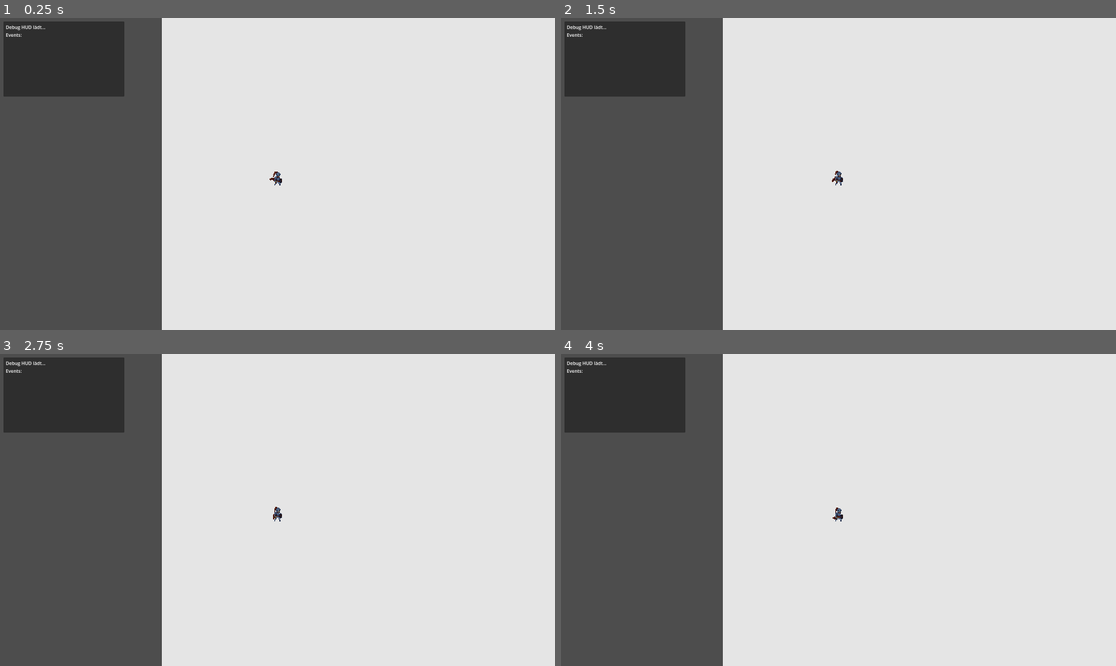
Above: before the commit, frames 1-4 (two rows, left to right).
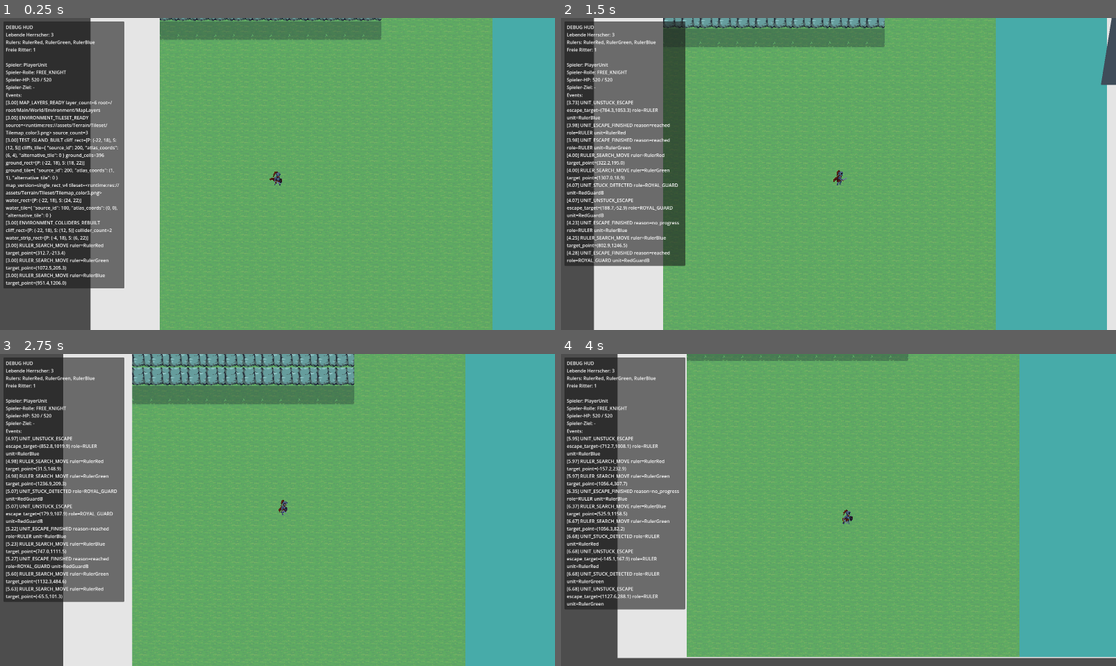
Above: after the commit, the same moments.

Repository: cblab/kingslayer
Game: Godot game, scene res://scenes/Main.tscn
Same seed, same stepped clock (60 frames per second), same inputs: the game is played once before the commit and once after it.
Inputs (mouse positions are in pixels of both pictures, inside the frame that each line leads up to):
- Up to frame 1 (0.25 s): no input
- Up to frame 2 (1.5 s): tap Enter at 0.5 s; move the mouse to (960, 158) at 0.52 s; click (960, 158) at 0.67 s; move the mouse to (727, 189) at 1.27 s; click (727, 189) at 1.42 s
- Up to frame 3 (2.75 s): move the mouse to (333, 441) at 2.02 s; click (333, 441) at 2.17 s
- Up to frame 4 (4 s): move the mouse to (810, 572) at 2.77 s; click (810, 572) at 2.92 s; move the mouse to (1005, 556) at 3.52 s; click (1005, 556) at 3.67 s

The runs differ from the first frame. In frame 1, 93% of the frame differs, in the area x 0-100%, y 0-100%; in frame 2, 94%; in frame 3, 94%; in frame 4, 94%.
Error before the commit: Parse Error: Cannot infer the type of "tile_size_in_atlas" variable because the value doesn't have a set type. (res://scripts/world.gd:364)

Commit message:
Sync environment map changes from Codex branch

Diff:
--- a/scenes/World.tscn
+++ b/scenes/World.tscn
@@ -6,25 +6,23 @@
 [node name="World" type="Node2D" unique_id=422315232]
 script = ExtResource("1_world_script")
 
-[node name="Environment" type="Node2D" parent="."]
+[node name="Environment" type="Node2D" parent="." unique_id=613762835]
 z_index = -100
 
 [node name="Ground" type="Node2D" parent="Environment" unique_id=1999200667]
 
 [node name="GroundVisual" type="Polygon2D" parent="Environment/Ground" unique_id=1133444735]
+position = Vector2(-247, -36)
 color = Color(0.9, 0.9, 0.9, 1)
 polygon = PackedVector2Array(-1400, -1300, 3600, -1300, 3600, 2600, -1400, 2600)
 
-[node name="MapLayers" type="Node2D" parent="Environment"]
+[node name="MapLayers" type="Node2D" parent="Environment" unique_id=666136115]
 
 [node name="PlayerUnit" parent="." unique_id=963930090 instance=ExtResource("2_unit_scene")]
 position = Vector2(-1000, 2000)
-role = 0
-faction_id = -1
 free_knight_color = Color(0.45, 0.52, 0.62, 1)
 
 [node name="FollowCamera" type="Camera2D" parent="PlayerUnit" unique_id=693691179]
-enabled = true
 position_smoothing_enabled = true
 position_smoothing_speed = 8.0
 
--- a/scripts/world.gd
+++ b/scripts/world.gd
@@ -31,6 +31,7 @@
 const _SPAWN_JITTER_RADIUS: float = 24.0
 const _ENVIRONMENT_ROOT_NAME := "Environment"
 const _MAP_LAYERS_ROOT_NAME := "MapLayers"
+const _ENV_COLLIDERS_ROOT_NAME := "Colliders"
 const _ENVIRONMENT_ROOT_Z_INDEX := -100
 const _GROUND_VISUAL_PATH := "Environment/Ground/GroundVisual"
 const _ENV_TILE_SIZE := Vector2i(64, 64)
@@ -40,6 +41,7 @@
 const _ENV_SOURCE_WATER := 100
 const _ENV_SOURCE_TERRAIN := 200
 const _ENV_SOURCE_SHADOW := 300
+const _TEST_MAP_VERSION := "single_rect_v4"
 const _MAP_LAYER_CONFIGS := [
 	{"name": "Water", "z_index": 0, "y_sort_enabled": false, "y_sort_origin": 0},
 	{"name": "Ground", "z_index": 10, "y_sort_enabled": false, "y_sort_origin": 0},
@@ -89,6 +91,7 @@
 	_set_ground_visual_visible(true)
 	_log_environment_tileset_state(environment_setup)
 	_build_test_island(environment_setup, layers)
+	_rebuild_environment_colliders()
 
 func _ensure_map_layers() -> Dictionary:
 	var layers: Dictionary = {}
@@ -141,6 +144,15 @@
 	environment_root.z_index = _ENVIRONMENT_ROOT_Z_INDEX
 	environment_root.y_sort_enabled = false
 	return environment_root
+
+func _ensure_environment_colliders_root() -> Node2D:
+	var environment_root := _ensure_environment_root()
+	var colliders_root := environment_root.get_node_or_null(_ENV_COLLIDERS_ROOT_NAME) as Node2D
+	if colliders_root == null:
+		colliders_root = Node2D.new()
+		colliders_root.name = _ENV_COLLIDERS_ROOT_NAME
+		environment_root.add_child(colliders_root)
+	return colliders_root
 
 func _load_environment_tileset() -> Dictionary:
 	var result := {
@@ -217,22 +229,17 @@
 	var terrain_source := TileSetAtlasSource.new()
 	terrain_source.texture = terrain_texture
 	terrain_source.texture_region_size = _ENV_TILE_SIZE
-	terrain_source.create_tile(Vector2i(0, 0), Vector2i(3, 3))
-	terrain_source.create_tile(Vector2i(3, 0), Vector2i(1, 3))
-	terrain_source.create_tile(Vector2i(0, 3), Vector2i(3, 1))
-	terrain_source.create_tile(Vector2i(3, 3), Vector2i(1, 1))
-	terrain_source.create_tile(Vector2i(0, 4), Vector2i(2, 2))
-	terrain_source.create_tile(Vector2i(2, 4), Vector2i(2, 2))
-	terrain_source.create_tile(Vector2i(5, 0), Vector2i(3, 3))
-	terrain_source.create_tile(Vector2i(8, 0), Vector2i(1, 3))
-	terrain_source.create_tile(Vector2i(5, 3), Vector2i(3, 3))
-	terrain_source.create_tile(Vector2i(8, 3), Vector2i(1, 3))
+	for y in range(6):
+		for x in range(9):
+			terrain_source.create_tile(Vector2i(x, y))
 	tileset.add_source(terrain_source, _ENV_SOURCE_TERRAIN)
 
 	var shadow_source := TileSetAtlasSource.new()
 	shadow_source.texture = shadow_texture
 	shadow_source.texture_region_size = _ENV_TILE_SIZE
-	shadow_source.create_tile(Vector2i.ZERO, Vector2i(3, 3))
+	for y in range(3):
+		for x in range(3):
+			shadow_source.create_tile(Vector2i(x, y))
 	tileset.add_source(shadow_source, _ENV_SOURCE_SHADOW)
 
 	return tileset
@@ -280,11 +287,15 @@
 	var cliff_layer := layers.get("Cliffs", null) as TileMapLayer
 	var props_ground_layer := layers.get("PropsGround", null) as TileMapLayer
 	var props_plateau_layer := layers.get("PropsPlateau", null) as TileMapLayer
-
-	_paint_rect(water_layer, Rect2i(-14, -12, 31, 25), tile_refs.get("Water", {}))
+	var water_rect := Rect2i(-22, 18, 24, 22)
+	var ground_rect := Rect2i(Vector2i(-22, 18), Vector2i(18, 22))
+	var cliff_rect := Rect2i(Vector2i(-22, 18), Vector2i(12, 5))
+
+	_paint_rect(water_layer, water_rect, tile_refs.get("Water", {}))
 	var ground_cells := _build_test_island_ground_cells()
+	var cliff_cells := _build_test_island_cliff_cells()
 	_paint_cells(ground_layer, ground_cells, tile_refs.get("Ground", {}))
-	_paint_cells(cliff_layer, _build_boundary_cells(ground_cells), tile_refs.get("Cliffs", {}))
+	_paint_cells(cliff_layer, cliff_cells, tile_refs.get("Cliffs", {}))
 	_paint_cells(shadow_layer, _build_test_island_shadow_cells(), tile_refs.get("Shadows", {}))
 	_paint_cells(props_ground_layer, _build_test_island_props_ground_cells(), tile_refs.get("PropsGround", {}))
 	_paint_cells(props_plateau_layer, _build_test_island_props_plateau_cells(), tile_refs.get("PropsPlateau", {}))
@@ -301,11 +312,76 @@
 			layer_node.update_internals()
 
 	log_event("TEST_ISLAND_BUILT", {
+		"cliff_rect": cliff_rect,
+		"cliffs_tile": tile_refs.get("Cliffs", {}),
+		"ground_cells": ground_cells.size(),
+		"ground_rect": ground_rect,
+		"ground_tile": tile_refs.get("Ground", {}),
+		"map_version": _TEST_MAP_VERSION,
 		"tileset": str(environment_setup.get("source_path", "<runtime>")),
-		"ground_cells": ground_cells.size(),
+		"water_rect": water_rect,
+		"water_tile": tile_refs.get("Water", {}),
 	})
 
+func _rebuild_environment_colliders() -> void:
+	var water_rect := Rect2i(-22, 18, 24, 22)
+	var ground_rect := Rect2i(Vector2i(-22, 18), Vector2i(18, 22))
+	var cliff_rect := Rect2i(Vector2i(-22, 18), Vector2i(12, 5))
+	var water_strip_rect := Rect2i(
+		Vector2i(ground_rect.end.x, water_rect.position.y),
+		Vector2i(water_rect.end.x - ground_rect.end.x, water_rect.size.y)
+	)
+
+	var colliders_root := _ensure_environment_colliders_root()
+	for child in colliders_root.get_children():
+		colliders_root.remove_child(child)
+		child.queue_free()
+
+	var collider_count := 0
+	collider_count += _add_environment_collider_rect(colliders_root, "WaterRight", water_strip_rect)
+	collider_count += _add_environment_collider_rect(colliders_root, "CliffTop", cliff_rect)
+
+	log_event("ENVIRONMENT_COLLIDERS_REBUILT", {
+		"cliff_rect": cliff_rect,
+		"collider_count": collider_count,
+		"water_strip_rect": water_strip_rect,
+	})
+
+func _add_environment_collider_rect(parent: Node, name: String, tile_rect: Rect2i) -> int:
+	if parent == null or tile_rect.size.x <= 0 or tile_rect.size.y <= 0:
+		return 0
+
+	var body := StaticBody2D.new()
+	body.name = name
+	parent.add_child(body)
+
+	var shape := CollisionShape2D.new()
+	var rectangle := RectangleShape2D.new()
+	var world_size := Vector2(tile_rect.size.x * _ENV_TILE_SIZE.x, tile_rect.size.y * _ENV_TILE_SIZE.y)
+	rectangle.size = world_size
+	shape.shape = rectangle
+	shape.position = Vector2(
+		(tile_rect.position.x * _ENV_TILE_SIZE.x) + (world_size.x * 0.5),
+		(tile_rect.position.y * _ENV_TILE_SIZE.y) + (world_size.y * 0.5)
+	)
+	body.add_child(shape)
+	return 1
+
 func _pick_test_island_tile_refs(tileset: TileSet) -> Dictionary:
+	var preferred_tile_refs := {
+		"Water": _make_tile_ref(_ENV_SOURCE_WATER, Vector2i(0, 0)),
+		"Ground": _make_tile_ref(_ENV_SOURCE_TERRAIN, Vector2i(1, 1)),
+		"Cliffs": _make_tile_ref(_ENV_SOURCE_TERRAIN, Vector2i(6, 4)),
+		"Shadows": _make_tile_ref(_ENV_SOURCE_SHADOW, Vector2i(1, 1)),
+		"PropsGround": _make_tile_ref(_ENV_SOURCE_TERRAIN, Vector2i(2, 1)),
+		"PropsPlateau": _make_tile_ref(_ENV_SOURCE_TERRAIN, Vector2i(8, 4)),
+	}
+	if _tileset_has_tile_ref(tileset, preferred_tile_refs["Water"]) \
+	and _tileset_has_tile_ref(tileset, preferred_tile_refs["Ground"]) \
+	and _tileset_has_tile_ref(tileset, preferred_tile_refs["Cliffs"]) \
+	and _tileset_has_tile_ref(tileset, preferred_tile_refs["Shadows"]):
+		return preferred_tile_refs
+
 	var atlas_tile_refs := _collect_tileset_atlas_tile_refs(tileset)
 	var single_cell_tile_refs := _collect_tileset_atlas_tile_refs(tileset, true)
 	var tile_refs_pool := single_cell_tile_refs if not single_cell_tile_refs.is_empty() else atlas_tile_refs
@@ -331,11 +407,11 @@
 	if shadow_candidates.is_empty():
 		shadow_candidates = terrain_candidates
 
-	var ground_candidates := _filter_tile_refs_by_atlas_x_range(terrain_candidates, 0, 3)
+	var ground_candidates := _filter_tile_refs_by_atlas_x_range(terrain_candidates, 0, 4)
 	if ground_candidates.is_empty():
 		ground_candidates = terrain_candidates
 
-	var cliff_candidates := _filter_tile_refs_by_atlas_x_range(terrain_candidates, 4, 8)
+	var cliff_candidates := _filter_tile_refs_by_atlas_x_range(terrain_candidates, 5, 8)
 	if cliff_candidates.is_empty():
 		cliff_candidates = terrain_candidates
 
@@ -358,18 +434,19 @@
 		var source := tileset.get_source(source_id)
 		if not (source is TileSetAtlasSource):
 			continue
-
-		for tile_index in source.get_tiles_count():
-			var atlas_coords := source.get_tile_id(tile_index)
-			var tile_size_in_atlas := source.get_tile_size_in_atlas(atlas_coords)
+		var atlas_source := source as TileSetAtlasSource
+
+		for tile_index in atlas_source.get_tiles_count():
+			var atlas_coords := atlas_source.get_tile_id(tile_index)
+			var tile_size_in_atlas: Vector2i = atlas_source.get_tile_size_in_atlas(atlas_coords)
 			if single_cell_only and tile_size_in_atlas != Vector2i.ONE:
 				continue
 			var alternative_id := 0
-			if source.get_alternative_tiles_count(atlas_coords) > 0:
-				alternative_id = source.get_alternative_tile_id(atlas_coords, 0)
+			if atlas_source.get_alternative_tiles_count(atlas_coords) > 0:
+				alternative_id = atlas_source.get_alternative_tile_id(atlas_coords, 0)
 			var texture_path := ""
-			if source.texture != null:
-				texture_path = source.texture.resource_path.to_lower()
+			if atlas_source.texture != null:
+				texture_path = atlas_source.texture.resource_path.to_lower()
 			refs.append({
 				"source_id": source_id,
 				"atlas_coords": atlas_coords,
@@ -404,6 +481,22 @@
 		return {}
 	return tile_refs[min(index, tile_refs.size() - 1)]
 
+func _make_tile_ref(source_id: int, atlas_coords: Vector2i, alternative_tile: int = 0) -> Dictionary:
+	return {
+		"source_id": source_id,
+		"atlas_coords": atlas_coords,
+		"alternative_tile": alternative_tile,
+	}
+
+func _tileset_has_tile_ref(tileset: TileSet, tile_ref: Dictionary) -> bool:
+	if tileset == null or tile_ref.is_empty():
+		return false
+	var source_id := int(tile_ref.get("source_id", -1))
+	var source := tileset.get_source(source_id)
+	if not (source is TileSetAtlasSource):
+		return false
+	return source.has_tile(tile_ref.get("atlas_coords", Vector2i(-1, -1)))
+
 func _paint_rect(layer: TileMapLayer, rect: Rect2i, tile_ref: Dictionary) -> void:
 	if layer == null or tile_ref.is_empty():
 		return
@@ -429,85 +522,31 @@
 
 func _build_test_island_ground_cells() -> Array[Vector2i]:
 	var cells: Array[Vector2i] = []
-	var cell_lookup := {}
-
-	for y in range(-6, 8):
-		for x in range(-11, 8):
-			cell_lookup[Vector2i(x, y)] = true
-
-	for y in range(-9, -6):
-		for x in range(-8, 3):
-			cell_lookup[Vector2i(x, y)] = true
-
-	for y in range(-6, -3):
-		for x in range(-12, 7):
-			cell_lookup[Vector2i(x, y)] = true
-
-	for y in range(4, 8):
-		for x in range(-10, 6):
-			cell_lookup[Vector2i(x, y)] = true
-
-	for coords in cell_lookup.keys():
-		cells.append(coords)
-	cells.sort_custom(func(a: Vector2i, b: Vector2i) -> bool:
-		if a.y == b.y:
-			return a.x < b.x
-		return a.y < b.y
-	)
+	var main_ground_rect := Rect2i(Vector2i(-22, 18), Vector2i(18, 22))
+	for y in range(main_ground_rect.position.y, main_ground_rect.end.y):
+		for x in range(main_ground_rect.position.x, main_ground_rect.end.x):
+			cells.append(Vector2i(x, y))
 	return cells
 
-func _build_boundary_cells(cells: Array[Vector2i]) -> Array[Vector2i]:
-	var lookup := {}
-	for coords in cells:
-		lookup[coords] = true
-
-	var boundary: Array[Vector2i] = []
-	for coords in cells:
-		for neighbor in [
-			Vector2i.LEFT,
-			Vector2i.RIGHT,
-			Vector2i.UP,
-			Vector2i.DOWN,
-		]:
-			if not lookup.has(coords + neighbor):
-				boundary.append(coords)
-				break
-	return boundary
+func _build_test_island_cliff_cells() -> Array[Vector2i]:
+	var cells: Array[Vector2i] = []
+	var plateau_rect := Rect2i(Vector2i(-22, 18), Vector2i(12, 5))
+	for y in range(plateau_rect.position.y, plateau_rect.end.y):
+		for x in range(plateau_rect.position.x, plateau_rect.end.x):
+			cells.append(Vector2i(x, y))
+	return cells
 
 func _build_test_island_shadow_cells() -> Array[Vector2i]:
-	return [
-		Vector2i(-7, -5),
-		Vector2i(-6, -5),
-		Vector2i(-5, -5),
-		Vector2i(-4, -5),
-		Vector2i(-3, -5),
-		Vector2i(-2, -5),
-		Vector2i(-1, -5),
-		Vector2i(0, -5),
-		Vector2i(1, -5),
-		Vector2i(2, -5),
-		Vector2i(-6, -4),
-		Vector2i(-5, -4),
-		Vector2i(-4, -4),
-		Vector2i(-3, -4),
-		Vector2i(-2, -4),
-		Vector2i(-1, -4),
-		Vector2i(0, -4),
-		Vector2i(1, -4),
-	]
+	var cells: Array[Vector2i] = []
+	for x in range(-22, -10):
+		cells.append(Vector2i(x, 23))
+	return cells
 
 func _build_test_island_props_ground_cells() -> Array[Vector2i]:
-	return [
-		Vector2i(-6, 0),
-		Vector2i(-2, 1),
-		Vector2i(3, 2),
-	]
+	return []
 
 func _build_test_island_props_plateau_cells() -> Array[Vector2i]:
-	return [
-		Vector2i(-4, -7),
-		Vector2i(-1, -7),
-	]
+	return []
 
 func _process(delta: float) -> void:
 	_stabilize_cooldown -= delta
Not shown: 1 places in scenes/World.tscn that only renumber resources
